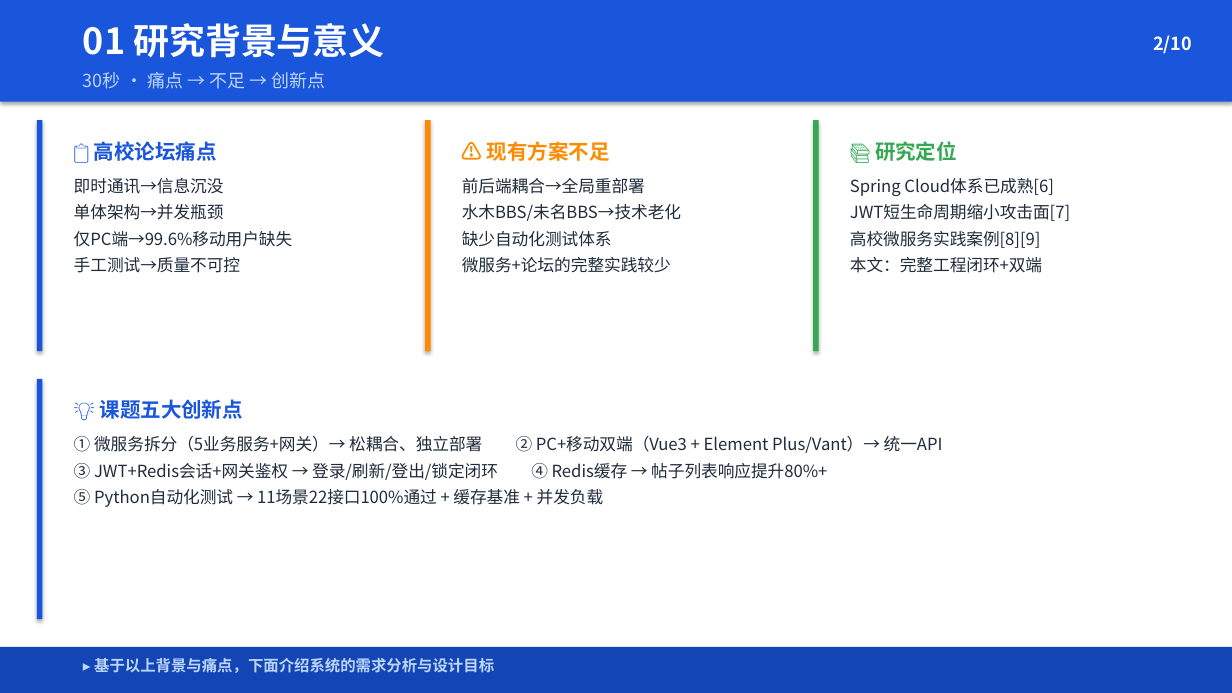
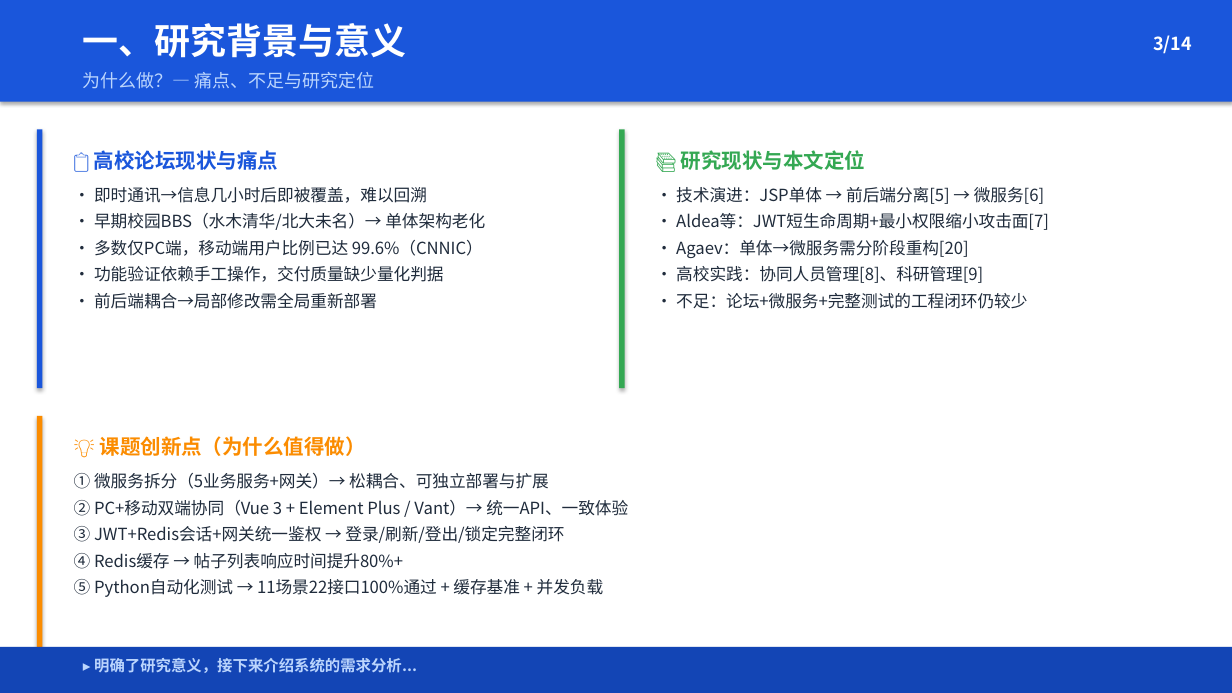
Before and after one commit to Wkjlovec/graduation_project_zhuang, a slide deck: slide 3 of docs/毕业答辩PPT.pptx (slide 2 before the commit). Drawn at 1232x693 pixels with LibreOffice and Linux fonts; fonts in the diff are those of the drawing. Boxes give left, top, right and bottom in pixels: in the first picture for what was removed or moved away, otherwise in the second. Text is boxed around its words. In the diff, an @@ line names an element or a change of style, - is before the commit and + after.

```diff
--- a/docs/毕业答辩PPT.pptx
+++ b/docs/毕业答辩PPT.pptx
@@ text at (83, 23, 406, 58): text changed @@
-01 研究背景与意义
+一、研究背景与意义
@@ text at (1153, 35, 1192, 54): text changed @@
-2/10
+3/14
@@ text at (83, 72, 375, 89): text changed @@
-30秒 · 痛点 → 不足 → 创新点
+为什么做？— 痛点、不足与研究定位
@@ rounded rectangle: place and size @@
-rounded rectangle at (37, 120, 43, 351)
+rounded rectangle at (37, 129, 43, 388)
@@ rounded rectangle: place and size @@
-rounded rectangle at (37, 120, 407, 351)
+rounded rectangle at (37, 129, 592, 388)
@@ rounded rectangle removed at (425, 120, 795, 351) @@
@@ rounded rectangle removed at (425, 120, 431, 351) @@
@@ text removed at (487, 141, 610, 161) @@
-⚠️ 现有方案不足
@@ rounded rectangle: place and size @@
-rounded rectangle at (813, 120, 1202, 351)
+rounded rectangle at (619, 129, 1202, 388)
@@ rounded rectangle: place and size @@
-rounded rectangle at (813, 120, 819, 351)
+rounded rectangle at (619, 129, 625, 388)
@@ text removed at (74, 178, 293, 273) @@
-即时通讯→信息沉没
-单体架构→并发瓶颈
-仅PC端→99.6%移动用户缺失
-手工测试→质量不可控
@@ text at (94, 150, 278, 170): text changed @@
-📋 高校论坛痛点
+📋 高校论坛现状与痛点
@@ text removed at (462, 178, 681, 273) @@
-前后端耦合→全局重部署
-水木BBS/未名BBS→技术老化
-缺少自动化测试体系
-微服务+论坛的完整实践较少
@@ text at (681, 150, 865, 170): text changed @@
-📚 研究定位
+📚 研究现状与本文定位
@@ text removed at (850, 178, 1070, 273) @@
-Spring Cloud体系已成熟[6]
-JWT短生命周期缩小攻击面[7]
-高校微服务实践案例[8][9]
-本文：完整工程闭环+双端
@@ text added at (94, 187, 485, 309), 13 pt, text #202C3C @@
+• 即时通讯→信息几小时后即被覆盖，难以回溯
+• 早期校园BBS（水木清华/北大未名）→ 单体架构老化
+• 多数仅PC端，移动端用户比例已达 99.6%（CNNIC）
+• 功能验证依赖手工操作，交付质量缺少量化判据
+• 前后端耦合→局部修改需全局重新部署
@@ text added at (676, 187, 1049, 309), 13 pt, text #202C3C @@
+• 技术演进：JSP单体 → 前后端分离[5] → 微服务[6]
+• Aldea等：JWT短生命周期+最小权限缩小攻击面[7]
+• Agaev：单体→微服务需分阶段重构[20]
+• 高校实践：协同人员管理[8]、科研管理[9]
+• 不足：论坛+微服务+完整测试的工程闭环仍较少
@@ rounded rectangle: place and size @@
-rounded rectangle at (37, 379, 1202, 619)
+rounded rectangle at (37, 416, 1202, 647)
@@ rounded rectangle: place and size @@
-rounded rectangle at (37, 379, 43, 619)
+rounded rectangle at (37, 416, 43, 647)
@@ rounded rectangle at (37, 416, 43, 647): fill #1A56DB to #FB8C00 @@
@@ text at (100, 436, 366, 456): text changed; text colour #1A56DB to #FB8C00 @@
-💡 课题五大创新点
+💡 课题创新点（为什么值得做）
@@ text "① 微服务拆分（5业务服务+网关）→ 松耦合、可独立部署与扩展": place and size @@
-text "① 微服务拆分（5业务服务+网关）→ 松耦合、可独立部署与扩展" at (74, 436, 827, 507)
+text "① 微服务拆分（5业务服务+网关）→ 松耦合、可独立部署与扩展" at (74, 473, 628, 597)
@@ text at (74, 473, 628, 569): text changed @@
-① 微服务拆分（5业务服务+网关）→ 松耦合、独立部署 ② PC+移动双端（Vue3 + Element Plus/Vant）→ 统一API
-③ JWT+Redis会话+网关鉴权 → 登录/刷新/登出/锁定闭环 ④ Redis缓存 → 帖子列表响应提升80%+
+① 微服务拆分（5业务服务+网关）→ 松耦合、可独立部署与扩展
+② PC+移动双端协同（Vue 3 + Element Plus / Vant）→ 统一API、一致体验
+③ JWT+Redis会话+网关统一鉴权 → 登录/刷新/登出/锁定完整闭环
+④ Redis缓存 → 帖子列表响应时间提升80%+
@@ text at (94, 658, 402, 673): text changed @@
-▸ 基于以上背景与痛点，下面介绍系统的需求分析与设计目标
+▸ 明确了研究意义，接下来介绍系统的需求分析...
```
Also in this commit, not shown: 6 other slides changed, 5 slides added, 1 slide removed, 1 other file.
